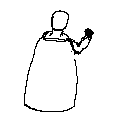
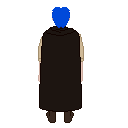
Two versions of the same layered image (128px x 128px). Layer-by-layer changes:
added layer "Hair" above "CloakFront" over (52, 7, 70, 28)
added layer "CloakFront" above "Clothing" over (39, 26, 82, 112)
added layer "Clothing" above "Body" over (38, 31, 84, 123)
added layer "Body" above "Figure" over (38, 10, 83, 119)
renamed "Hintergrund" to "Figure", hid it, painted on it over (24, 10, 94, 123)
